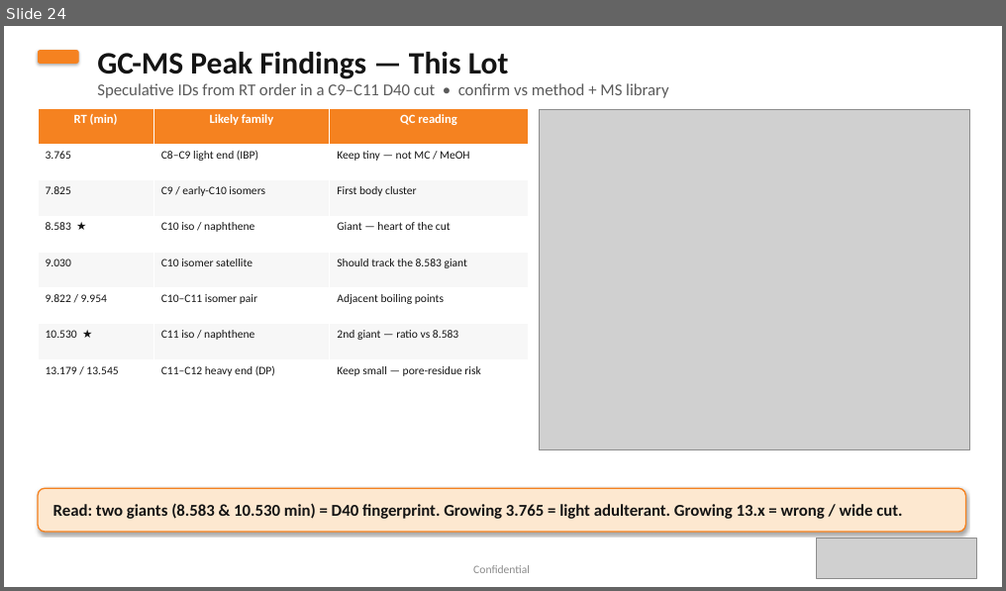
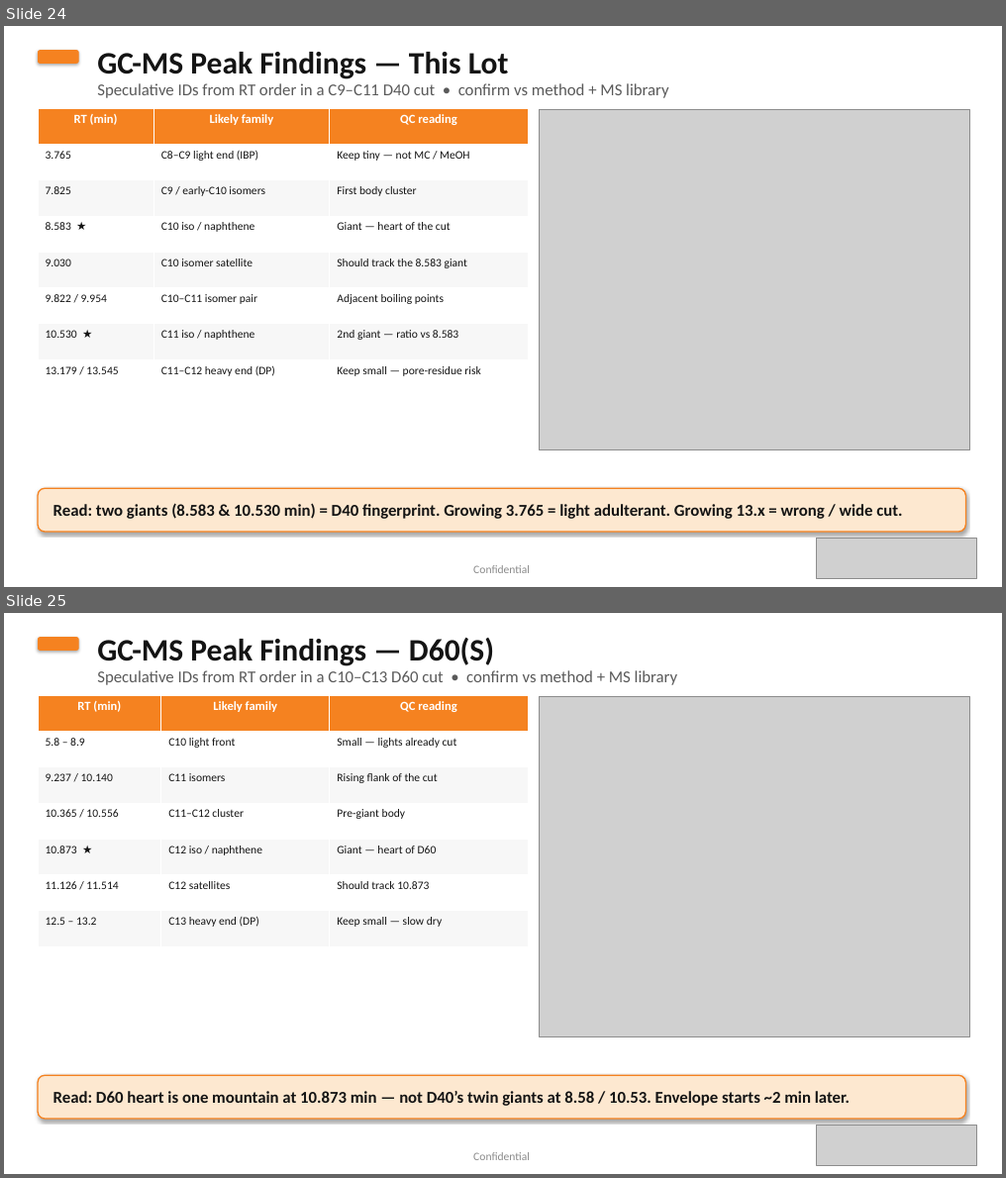
Before and after one commit to rockyforever8-sys/Machine-Learning-Project, a slide deck: presentations/Exxsol_D40_Supply_Chain_Risk_Committee.pptx. Shown one above the other, each under a label of ours: slide 24 before the commit, slides 24 and 25 after it. The pictures are 1006x591 and 1006x1178 pixels, drawn with LibreOffice and Linux fonts; fonts in the diff are those of the drawing; grey boxes stand for pictures. Boxes give left, top, right and bottom in pixels: in the first picture for what was removed or moved away, otherwise in the second. Text is boxed around its words. In the diff, an @@ line names an element or a change of style, - is before the commit and + after.

```diff
--- a/presentations/Exxsol_D40_Supply_Chain_Risk_Committee.pptx
+++ b/presentations/Exxsol_D40_Supply_Chain_Risk_Committee.pptx
@@ slide 25 added at (x1=4, y1=613, x2=1002, y2=1174), background #FFFFFF @@
@@ rounded rectangle added at (x1=38, y1=637, x2=79, y2=651), fill #F58220 @@
@@ text added at (x1=97, y1=638, x2=494, y2=666), 30 pt, text #141414, bold @@
+GC-MS Peak Findings — D60(S)
@@ text added at (x1=97, y1=670, x2=677, y2=685), 16 pt, text #5A5A5A @@
+Speculative IDs from RT order in a C10–C13 D60 cut • confirm vs method + MS library
@@ table added at (x1=38, y1=695, x2=528, y2=947), 7 rows, 3 columns @@
+RT (min) | Likely family | QC reading
+5.8 – 8.9 | C10 light front | Small — lights already cut
+9.237 / 10.140 | C11 isomers | Rising flank of the cut
+10.365 / 10.556 | C11–C12 cluster | Pre-giant body
+10.873 ★ | C12 iso / naphthene | Giant — heart of D60
+11.126 / 11.514 | C12 satellites | Should track 10.873
+12.5 – 13.2 | C13 heavy end (DP) | Keep small — slow dry
@@ picture added at (x1=540, y1=697, x2=969, y2=1038) @@
@@ rounded rectangle added at (x1=38, y1=1075, x2=966, y2=1119), fill #FDE8D0, outline #F58220 1.25 pt, 16 pt, text #141414, bold @@
+Read: D60 heart is one mountain at 10.873 min — not D40’s twin giants at 8.58 / 10.53. Envelope starts ~2 min later.
@@ picture added at (x1=816, y1=1126, x2=977, y2=1165) @@
@@ text added at (x1=473, y1=1153, x2=530, y2=1160), 11 pt, text #8A8A8A @@
+Confidential
```
Also in this commit, not shown: 1 other slide added, 4 other files.
